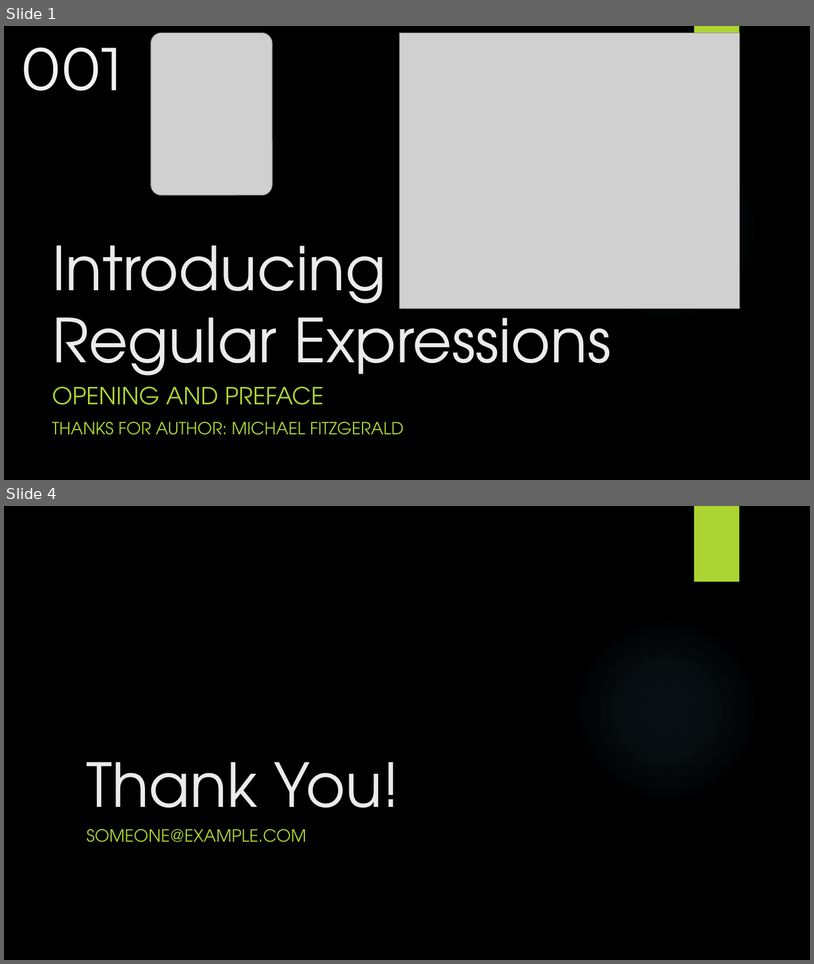
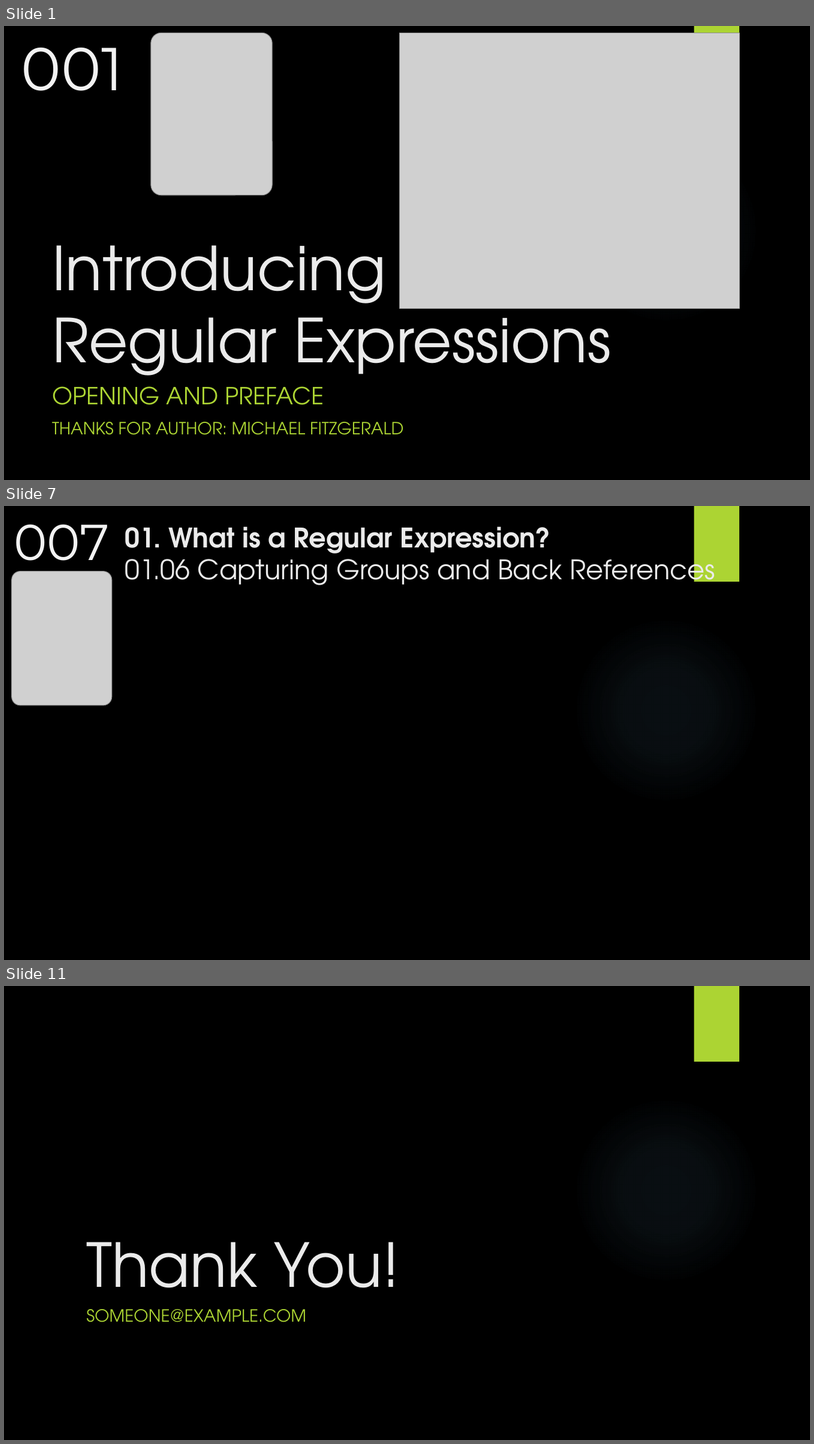
Before and after one commit to yasenstar/re, a slide deck: Introducing_RE/Introducing_RE.pptx. Shown one above the other, each under a label of ours: slides 1 and 4 before the commit, slides 1, 7 and 11 after it; the slides between them are not shown. The pictures are 814x964 and 814x1444 pixels, drawn with LibreOffice and Linux fonts; fonts in the diff are those of the drawing; grey boxes stand for pictures; background and template pictures are left out. Boxes give left, top, right and bottom in pixels: in the first picture for what was removed or moved away, otherwise in the second. Text is boxed around its words. In the diff, an @@ line names an element or a change of style, - is before the commit and + after.

```diff
--- a/Introducing_RE/Introducing_RE.pptx
+++ b/Introducing_RE/Introducing_RE.pptx
@@ slide 7 added at (4, 506, 810, 960), background picture (left out); not listed: 1 template element that a slide beside it also shows @@
@@ rectangle added at (694, 506, 740, 582), fill #ACD433 @@
@@ text added at (14, 524, 110, 572), 60 pt, text #F2F2F2 @@
+007
@@ title added at (125, 526, 716, 585), 32 pt, text #EBEBEB @@
+01. What is a Regular Expression?
+01.06 Capturing Groups and Back References
@@ picture added at (12, 571, 112, 706) @@
@@ what was slide 4 is now slide 11 @@
```
Also in this commit, not shown: 2 slides changed, 6 other slides added, 2 other files.
